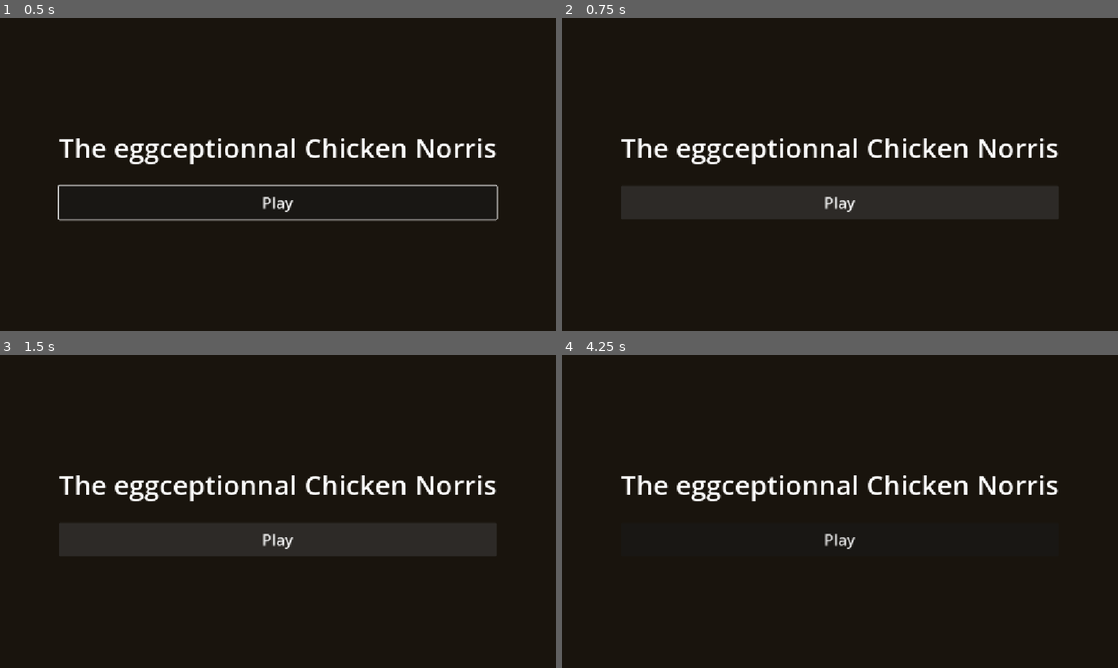
Above: before the commit, frames 1-4 (two rows, left to right).
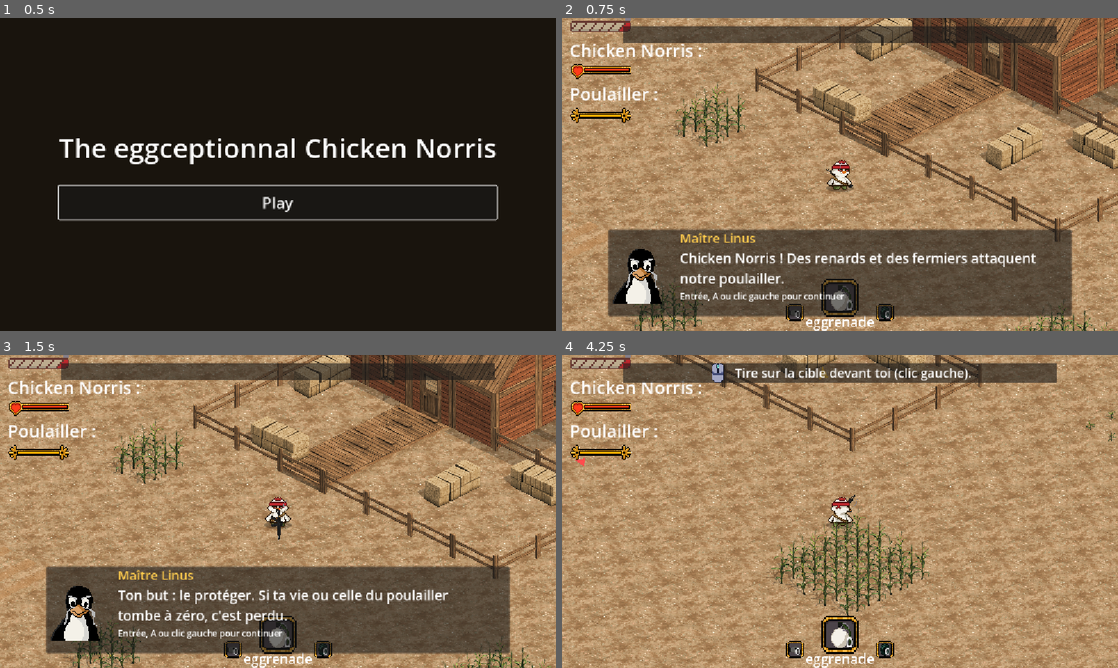
Above: after the commit, the same moments.

Repository: Xuniy/EpicFails_ezwinGameJam
Game: Godot game, scene res://scences/title_screen.tscn
Same seed, same stepped clock (60 frames per second), same inputs: the game is played once before the commit and once after it.
Inputs (mouse positions are in pixels of both pictures, inside the frame that each line leads up to):
- Up to frame 1 (0.5 s): no input
- Up to frame 2 (0.75 s): click "Play" at 0.5 s
- Up to frame 3 (1.5 s): click (278, 539) at 1.25 s, where only the run before the commit has a clickable "Play"
- Up to frame 4 (4.25 s): tap Enter at 2 s; move the mouse to (962, 495) at 2.02 s; hold D (droite) 2.03-2.78 s; tap 1 at 2.1 s; click (962, 495) at 2.17 s; tap Space at 2.27, 3.02 s; move the mouse to (728, 527) at 2.77 s; hold S (bas) 2.78-3.53 s; tap 2 at 2.85 s; move the mouse to (895, 442) at 3.52 s; hold D (droite) from 3.53 s (still down); tap 3 at 3.6 s

Frame 1 is identical in both runs. In frame 2, 99% of the frame differs, in the area x 0-100%, y 0-100%; in frame 3, 99%; in frame 4, 100%.
Error before the commit: Parse Error: Could not resolve class "TutorialOverlay", because of a parser error. (res://scripts/game_state.gd:42)

Commit message:
Tutoriel : correction d'une double déclaration de 'row' qui cassait le parsing de TutorialOverlay
Co-Authored-By: Claude Haiku 5.5 <noreply@anthropic.com>
Claude-Session: https://claude.ai/code/session_01UwiPo7oy1NG6R3wQqBUMa4

Diff:
--- a/scripts/tutorial_overlay.gd
+++ b/scripts/tutorial_overlay.gd
@@ -106,9 +106,9 @@
 	dialogue_panel.visible = false
 	add_child(dialogue_panel)
 
-	var row := HBoxContainer.new()
-	row.add_theme_constant_override("separation", 20)
-	dialogue_panel.add_child(row)
+	var dialogue_row := HBoxContainer.new()
+	dialogue_row.add_theme_constant_override("separation", 20)
+	dialogue_panel.add_child(dialogue_row)
 
 	var portrait := TextureRect.new()
 	portrait.texture = PORTRAIT
@@ -116,10 +116,10 @@
 	portrait.expand_mode = TextureRect.EXPAND_IGNORE_SIZE
 	portrait.stretch_mode = TextureRect.STRETCH_KEEP_ASPECT_CENTERED
 	portrait.texture_filter = CanvasItem.TEXTURE_FILTER_NEAREST
-	row.add_child(portrait)
+	dialogue_row.add_child(portrait)
 
 	var column := VBoxContainer.new()
-	row.add_child(column)
+	dialogue_row.add_child(column)
 
 	speaker_label = Label.new()
 	speaker_label.add_theme_font_size_override("font_size", 26)
